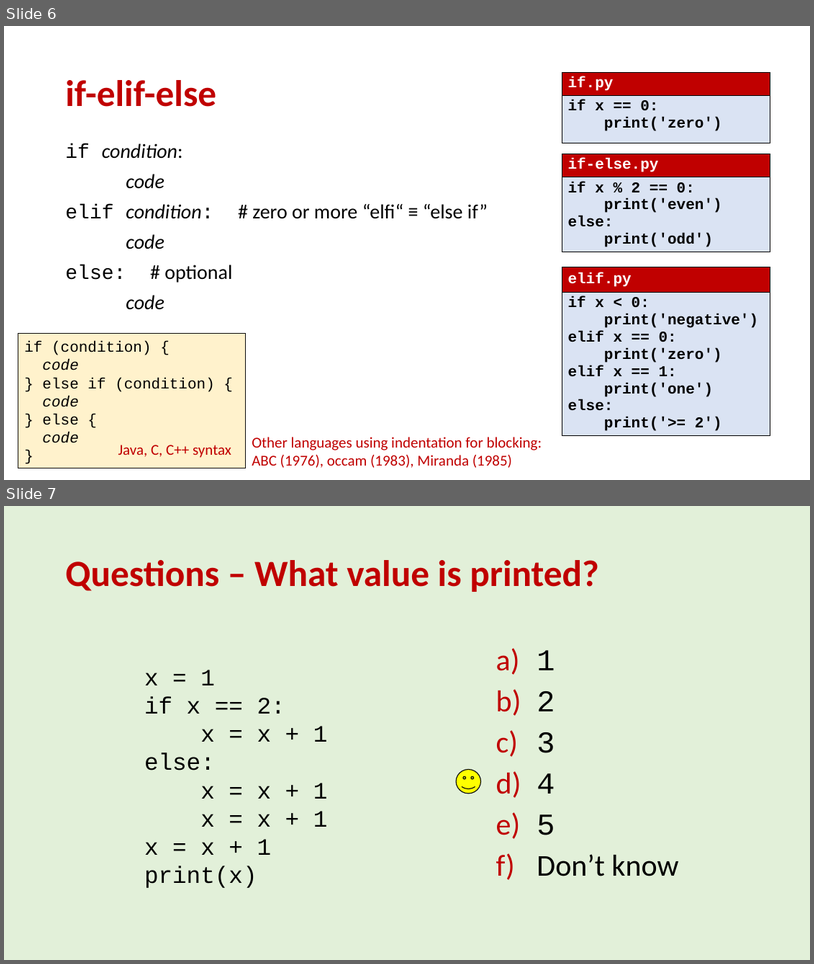
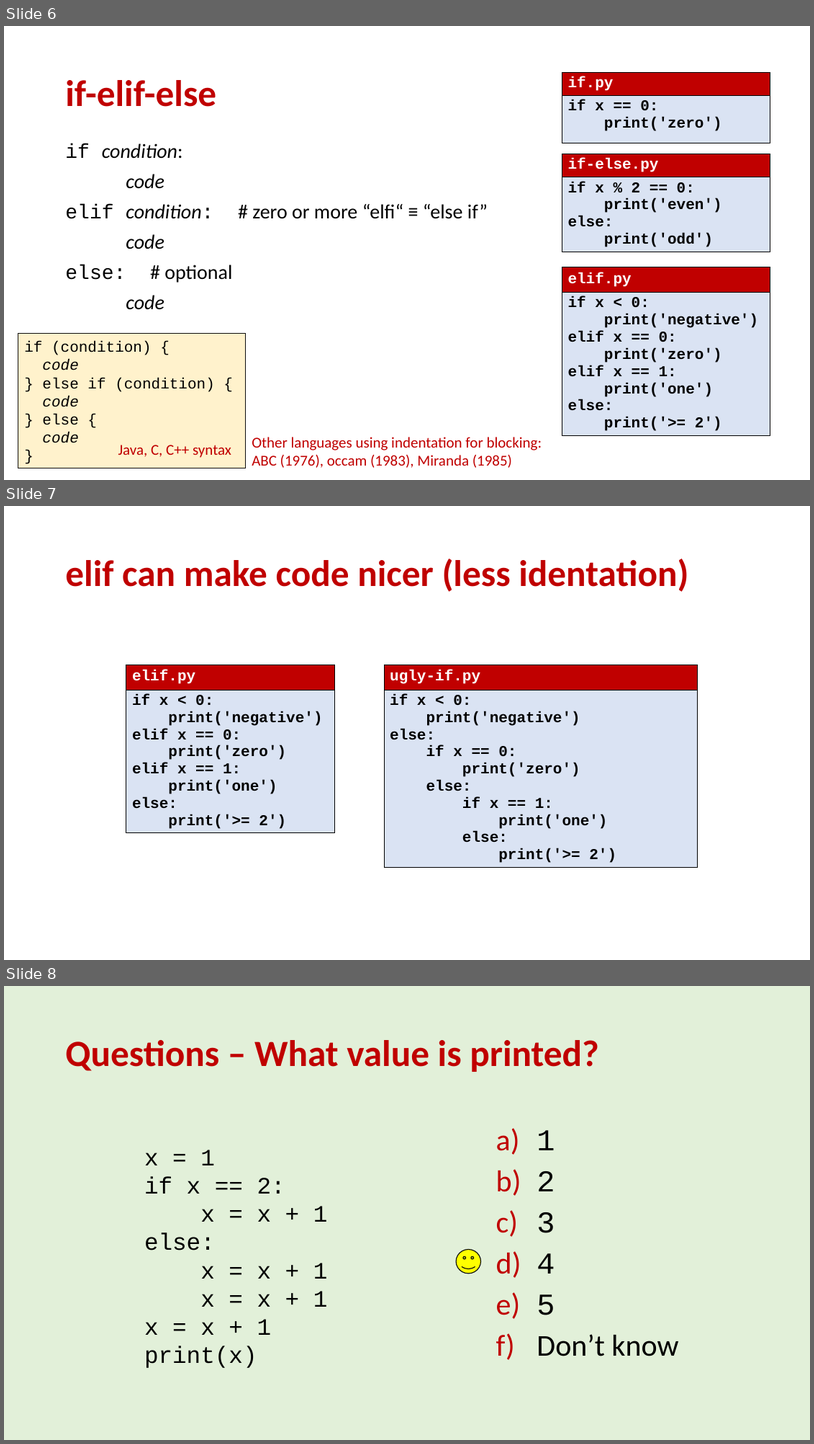
Before and after one commit to gsbrodal/gsbrodal.github.io, a slide deck: ipsa/slides/control.pptx. Shown one above the other, each under a label of ours: slides 6 and 7 before the commit, slides 6, 7 and 8 after it. The pictures are 814x964 and 814x1444 pixels, drawn with LibreOffice and Linux fonts; fonts in the diff are those of the drawing. Boxes give left, top, right and bottom in pixels: in the first picture for what was removed or moved away, otherwise in the second. Text is boxed around its words. In the diff, an @@ line names an element or a change of style, - is before the commit and + after.

```diff
--- a/ipsa/slides/control.pptx
+++ b/ipsa/slides/control.pptx
@@ slide 7 added at box(4, 506, 810, 960), background #FFFFFF @@
@@ title added at box(65, 559, 689, 592), 44 pt, text #C00000, bold @@
+elif can make code nicer (less identation)
@@ table added at box(126, 664, 334, 841), 2 rows, 1 columns @@
+elif.py
+if x < 0: / print('negative') / elif x == 0: / print('zero') / elif x == 1: / print('one') / else: / print('>= 2')
@@ table added at box(384, 664, 697, 878), 2 rows, 1 columns @@
+ugly-if.py
+if x < 0: / print('negative') / else: / if x == 0: / print('zero') / else: / if x == 1: / print('one') / else: / print('>= 2')
@@ what was slide 7 is now slide 8 @@
```
Also in this commit, not shown: 11 other files.
